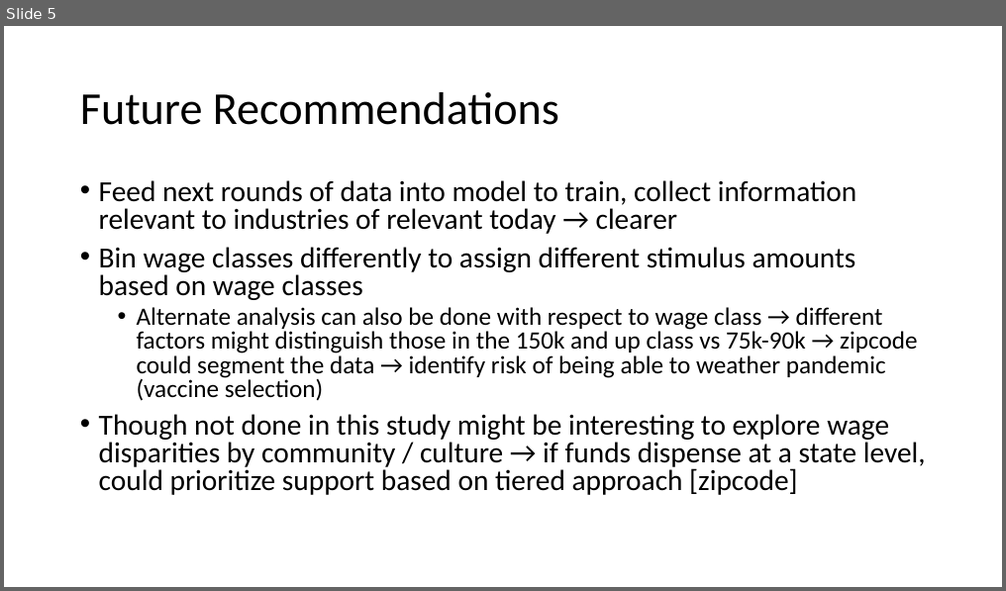
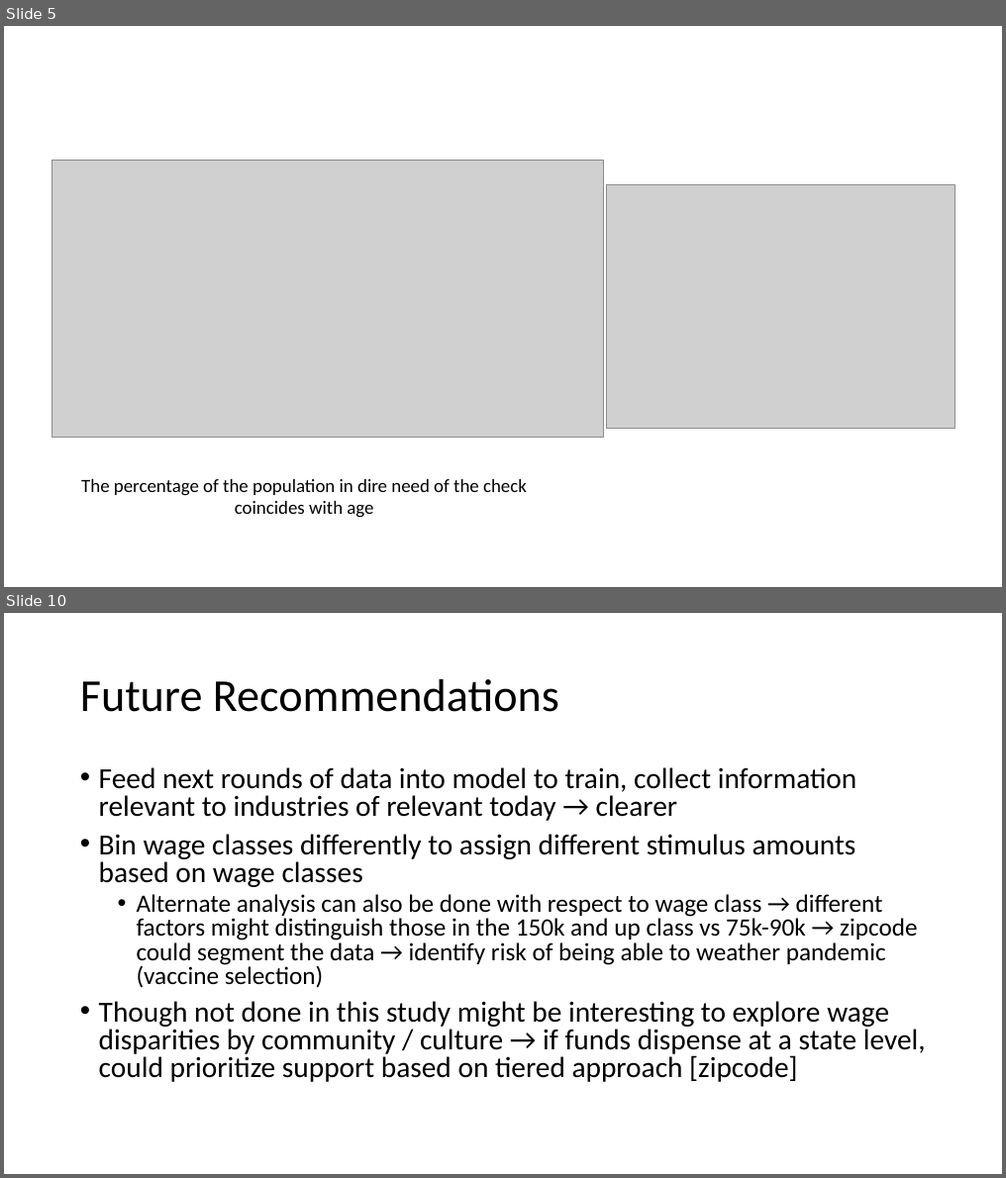
Before and after one commit to scottlou/gitStash_lab, a slide deck: MOD3/Mod3_FinalProject/Mod3Project.pptx. Shown one above the other, each under a label of ours: slide 5 before the commit, slides 5 and 10 after it; the slides between them are not shown. The pictures are 1006x591 and 1006x1178 pixels, drawn with LibreOffice and Linux fonts; fonts in the diff are those of the drawing; grey boxes stand for pictures. Boxes give left, top, right and bottom in pixels: in the first picture for what was removed or moved away, otherwise in the second. Text is boxed around its words. In the diff, an @@ line names an element or a change of style, - is before the commit and + after.

```diff
--- a/MOD3/Mod3_FinalProject/Mod3Project.pptx
+++ b/MOD3/Mod3_FinalProject/Mod3Project.pptx
@@ slide 5 added at [4, 26, 1002, 587], background #FFFFFF @@
@@ picture added at [52, 160, 604, 438] @@
@@ picture added at [607, 185, 954, 429] @@
@@ text added at [81, 479, 527, 518], 18 pt, text #000000 @@
+The percentage of the population in dire need of the check coincides with age
@@ what was slide 5 is now slide 10 @@
```
Also in this commit, not shown: 3 slides changed, 7 other slides added, 1 slide removed, 38 other files.
